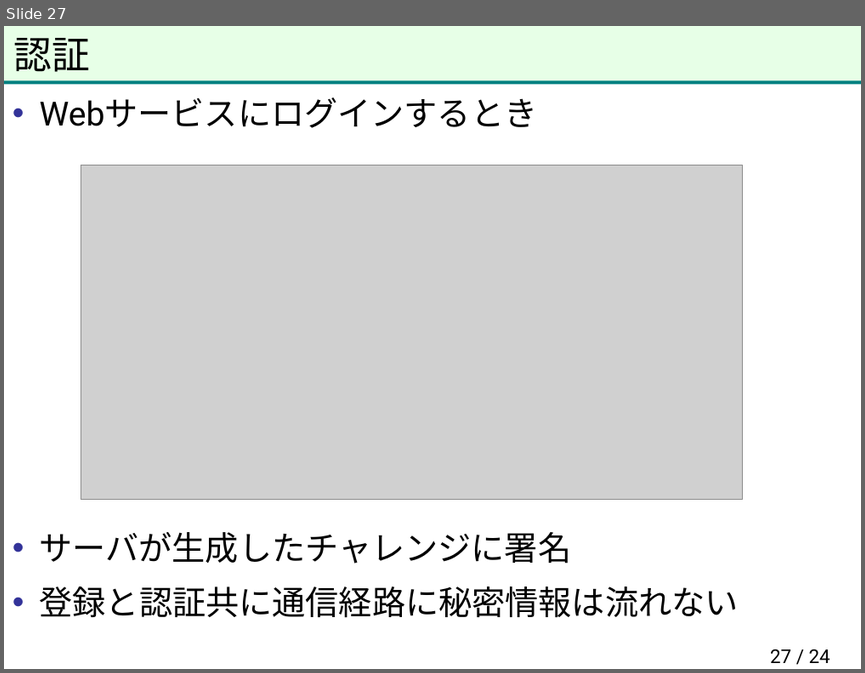
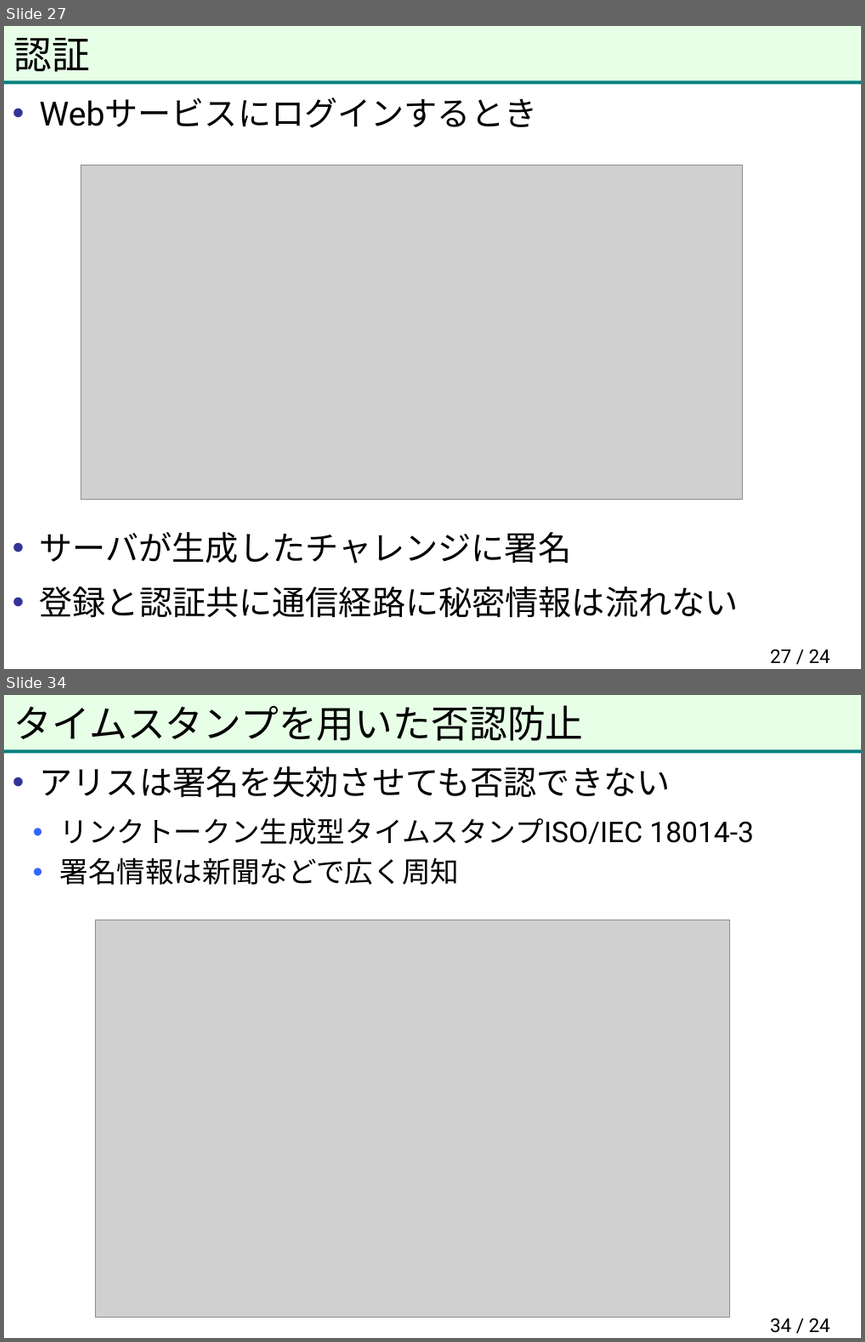
Before and after one commit to herumi/anninbon, a slide deck: lec/anninbon7.pptx. Shown one above the other, each under a label of ours: slide 27 before the commit, slides 27 and 34 after it; the slides between them are not shown. The pictures are 865x673 and 865x1342 pixels, drawn with LibreOffice and Linux fonts; fonts in the diff are those of the drawing; grey boxes stand for pictures; background and template pictures are left out. Boxes give left, top, right and bottom in pixels: in the first picture for what was removed or moved away, otherwise in the second. Text is boxed around its words. In the diff, an @@ line names an element or a change of style, - is before the commit and + after.

```diff
--- a/lec/anninbon7.pptx
+++ b/lec/anninbon7.pptx
@@ slide 34 added at [4,695,861,1338], background #FFFFFF; not listed: 2 template elements that a slide beside it also shows @@
@@ title added at [14,705,584,741], 32 pt, text #000000 @@
+タイムスタンプを用いた否認防止
@@ text added at [40,766,754,885], 24 pt, text #000000 @@
+• アリスは署名を失効させても否認できない
+  • リンクトークン生成型タイムスタンプISO/IEC 18014-3
+  • 署名情報は新聞などで広く周知
@@ picture added at [95,919,729,1317] @@
@@ page number added at [770,1318,830,1333], 16 pt, text #000000 @@
+34 / 24
```
Also in this commit, not shown: 11 other slides added.
